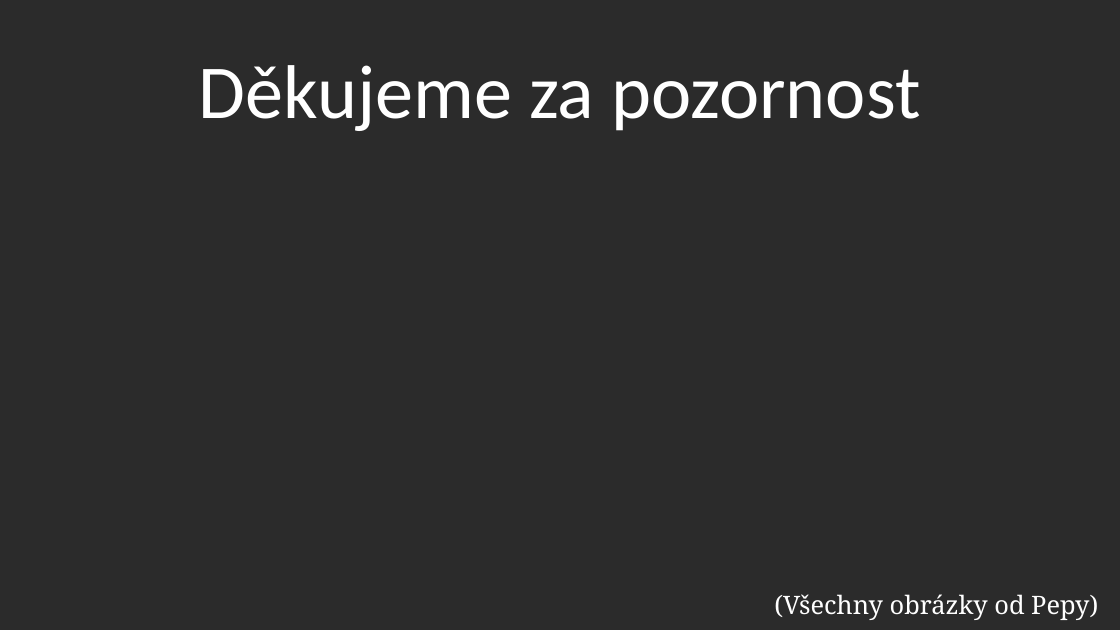
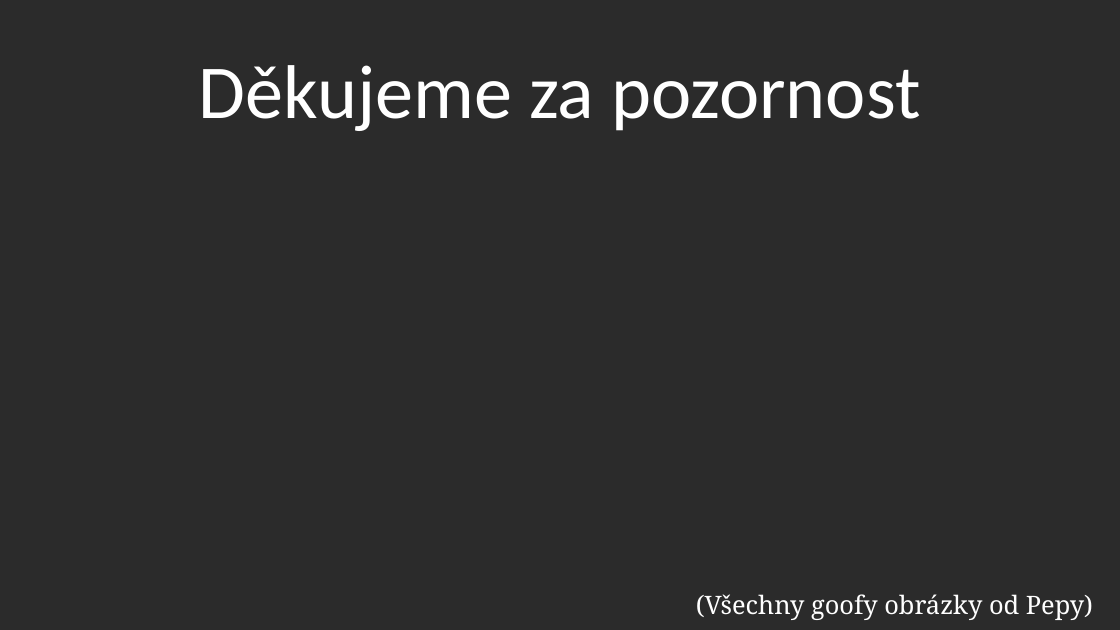
Before and after one commit to Filakcz/Assembly-basics, a slide deck: slide 7 of Assembly.odp. Drawn at 1120x630 pixels with LibreOffice and Linux fonts; fonts in the diff are those of the drawing; background and template pictures are left out; a plain dark background stands for a picture behind light text. Boxes give left, top, right and bottom in pixels: in the first picture for what was removed or moved away, otherwise in the second. Text is boxed around its words. In the diff, an @@ line names an element or a change of style, - is before the commit and + after.

```diff
--- a/Assembly.odp
+++ b/Assembly.odp
@@ text at (x1=696, y1=594, x2=1093, y2=620): text changed @@
-(Všechny obrázky od Pepy)
+(Všechny goofy obrázky od Pepy)
```
Also in this commit, not shown: 2 other slides changed.
